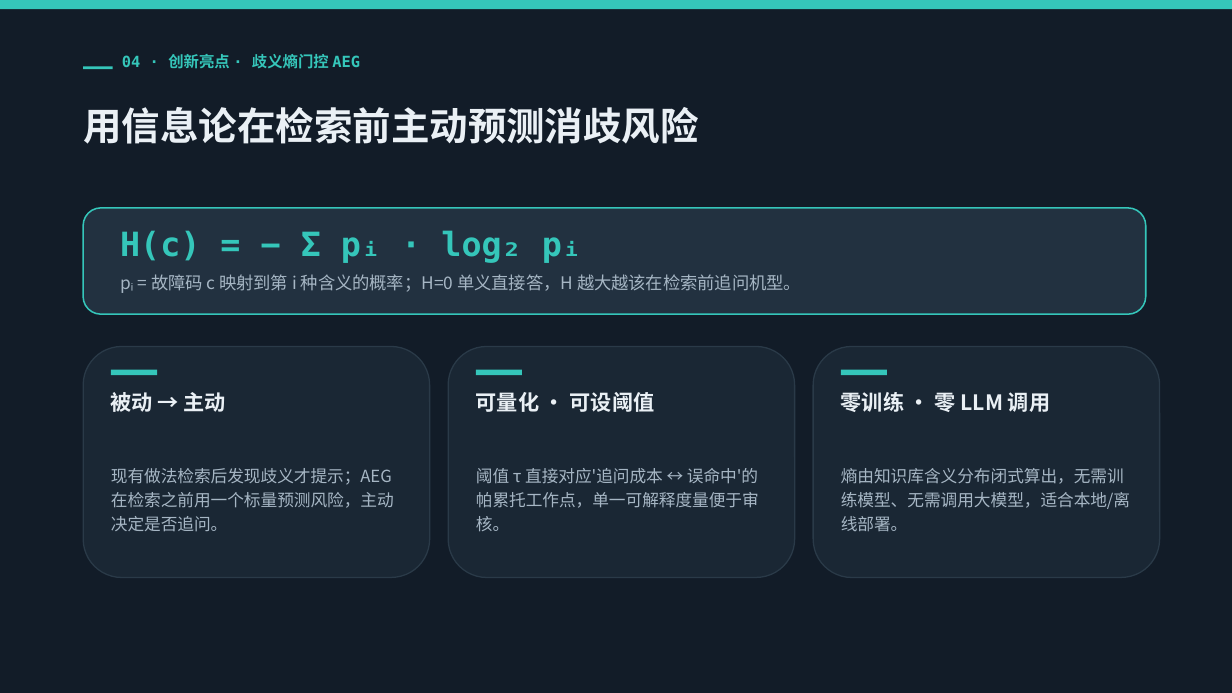
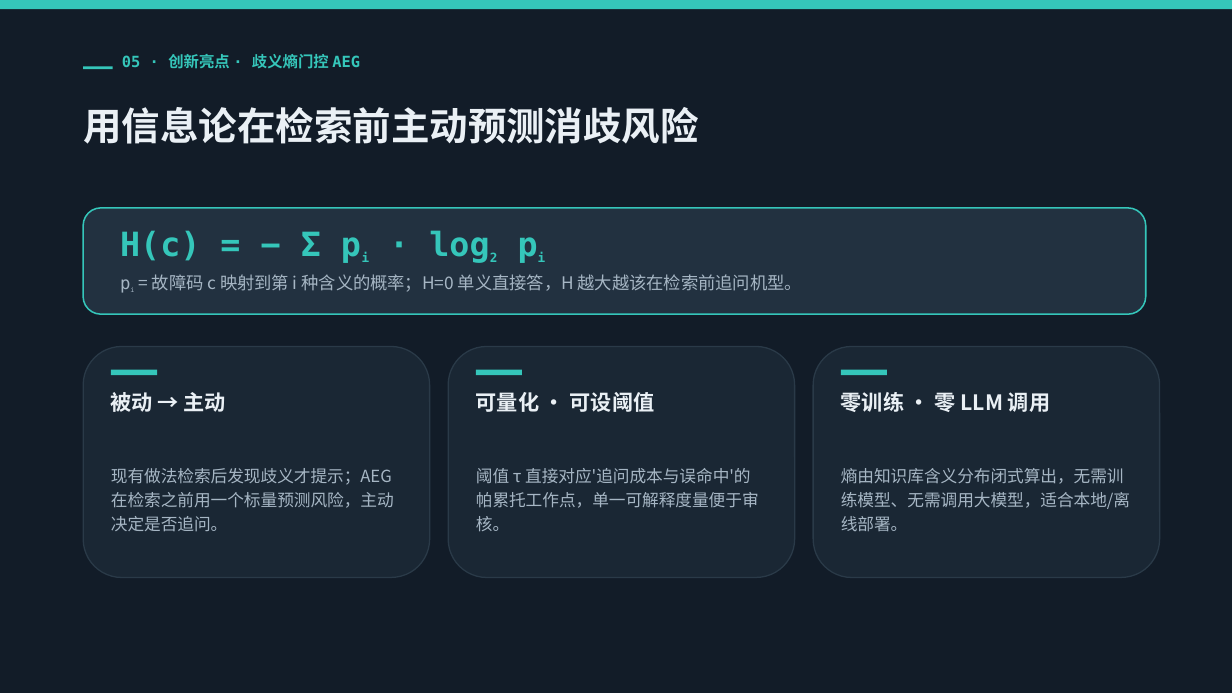
Before and after one commit to SergioTermann/claude_code_src, a slide deck: slide 6 of Windrise-创新点与AEG.pptx (slide 5 before the commit). Drawn at 1232x693 pixels with LibreOffice and Linux fonts; fonts in the diff are those of the drawing. Boxes give left, top, right and bottom in pixels: in the first picture for what was removed or moved away, otherwise in the second. Text is boxed around its words. In the diff, an @@ line names an element or a change of style, - is before the commit and + after.

```diff
--- a/Windrise-创新点与AEG.pptx
+++ b/Windrise-创新点与AEG.pptx
@@ text at [122,54,360,69]: text changed @@
-04 · 创新亮点 · 歧义熵门控 AEG
+05 · 创新亮点 · 歧义熵门控 AEG
@@ text at [120,230,321,261]: text changed @@
-H(c) = − Σ pᵢ · log₂ pᵢ
+H(c) = − Σ pi · log2 pi
@@ text at [476,468,759,532]: text changed @@
-阈值 τ 直接对应'追问成本 ↔ 误命中'的帕累托工作点，单一可解释度量便于审核。
+阈值 τ 直接对应'追问成本与误命中'的帕累托工作点，单一可解释度量便于审核。
```
Also in this commit, not shown: 4 other slides changed, 1 slide added, 2 other files.
